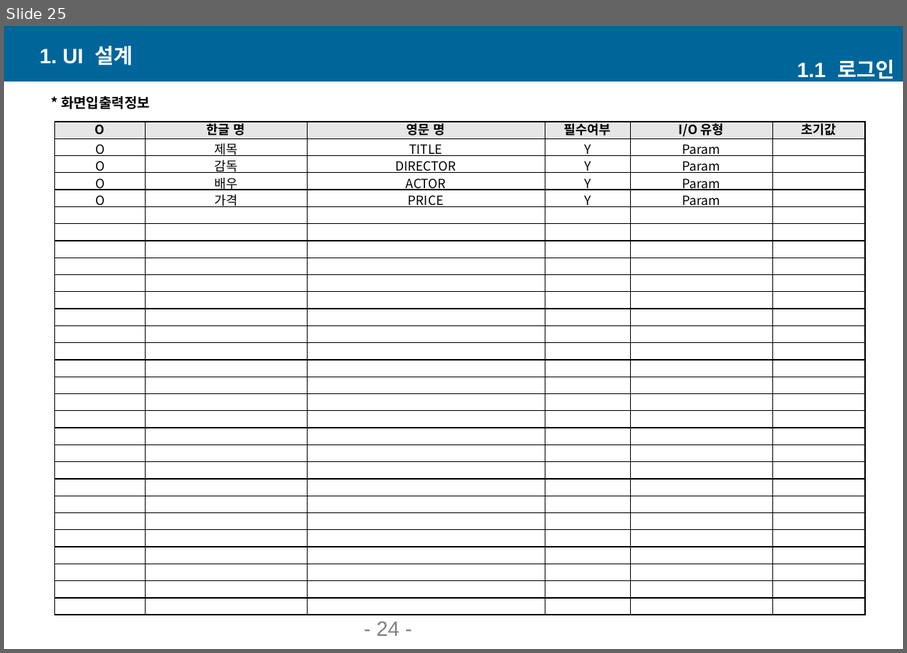
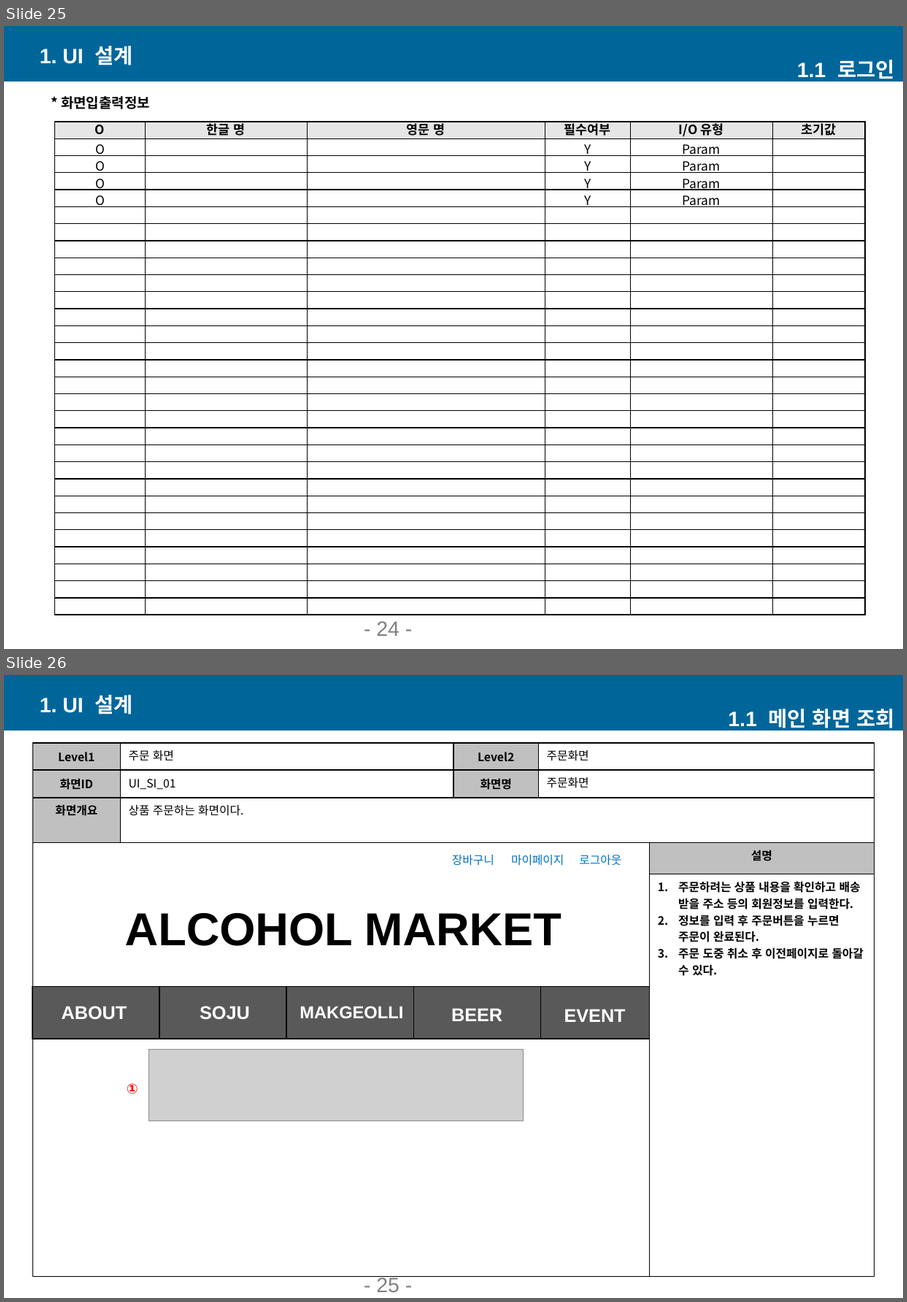
Before and after one commit to ki-mii/ezen_prj, a slide deck: 쇼핑몰관리_UI설계서.pptx. Shown one above the other, each under a label of ours: slide 25 before the commit, slides 25 and 26 after it. The pictures are 907x653 and 907x1302 pixels, drawn with LibreOffice and Linux fonts; fonts in the diff are those of the drawing; grey boxes stand for pictures. Boxes give left, top, right and bottom in pixels: in the first picture for what was removed or moved away, otherwise in the second. Text is boxed around its words. In the diff, an @@ line names an element or a change of style, - is before the commit and + after.

```diff
--- a/쇼핑몰관리_UI설계서.pptx
+++ b/쇼핑몰관리_UI설계서.pptx
@@ slide 26 added at (x1=4, y1=675, x2=903, y2=1298), background #FFFFFF; not listed: 1 template element that a slide beside it also shows @@
@@ text added at (x1=40, y1=695, x2=133, y2=714), 18 pt, text #FFFFFF, bold @@
+1. UI 설계
@@ text added at (x1=728, y1=709, x2=895, y2=732), 18 pt, text #FFFFFF, bold @@
+1.1 메인 화면 조회
@@ table added at (x1=33, y1=743, x2=876, y2=1277), 5 rows, 5 columns @@
+Level1 | 주문 화면 | Level2 | 주문화면 | 
+화면ID | UI_SI_01 | 화면명 | 주문화면 | 
+화면개요 | 상품 주문하는 화면이다. |  |  | 
+ |  |  |  | 설명
+ |  |  |  | 주문하려는 상품 내용을 확인하고 배송 받을 주소 등의 회원정보를 입력한다. / 정보를 입력 후 주문버튼을 누르면 주문이 완료된다. / 주문 도중 취소 후 이전페이지로 돌아갈 수 있다.
@@ text added at (x1=452, y1=855, x2=495, y2=866), 10 pt, text #0070C0 @@
+장바구니
@@ text added at (x1=511, y1=855, x2=564, y2=866), 10 pt, text #0070C0 @@
+마이페이지
@@ text added at (x1=579, y1=855, x2=622, y2=866), 10 pt, text #0070C0 @@
+로그아웃
@@ text added at (x1=125, y1=913, x2=562, y2=946), 40 pt, text #000000, bold @@
+ALCOHOL MARKET
@@ rectangle added at (x1=32, y1=987, x2=649, y2=1039), fill #595959, outline #000000 0.75 pt @@
@@ rectangle added at (x1=33, y1=987, x2=160, y2=1039), fill #595959, outline #000000 0.75 pt @@
@@ rectangle added at (x1=159, y1=987, x2=287, y2=1039), fill #595959, outline #000000 0.75 pt @@
@@ rectangle added at (x1=287, y1=987, x2=414, y2=1039), fill #595959, outline #000000 0.75 pt @@
@@ rectangle added at (x1=414, y1=987, x2=541, y2=1039), fill #595959, outline #000000 0.75 pt @@
@@ text added at (x1=62, y1=1006, x2=127, y2=1019), 16 pt, text #FFFFFF, bold @@
+ABOUT
@@ text added at (x1=200, y1=1006, x2=250, y2=1019), 16 pt, text #FFFFFF, bold @@
+SOJU
@@ text added at (x1=300, y1=1006, x2=403, y2=1018), 15 pt, text #FFFFFF, bold @@
+MAKGEOLLI
@@ text added at (x1=451, y1=1008, x2=503, y2=1021), 16 pt, text #FFFFFF, bold @@
+BEER
@@ text added at (x1=565, y1=1009, x2=626, y2=1022), 16 pt, text #FFFFFF, bold @@
+EVENT
@@ picture added at (x1=149, y1=1049, x2=523, y2=1121) @@
@@ text added at (x1=127, y1=1083, x2=138, y2=1094), 12 pt, text #FF0000, bold @@
+①
@@ page number added at (x1=376, y1=1276, x2=400, y2=1292), 18 pt, text #808080 @@
+- 25 -
@@ slide 25 changed as well @@
@@ table at (x1=54, y1=122, x2=866, y2=615) @@
-row 2, column 2: 제목
+row 2, column 2: 
-row 2, column 3: TITLE
+row 2, column 3: 
-row 3, column 2: 감독
+row 3, column 2: 
-row 3, column 3: DIRECTOR
+row 3, column 3: 
-row 4, column 2: 배우
+row 4, column 2: 
-row 4, column 3: ACTOR
+row 4, column 3: 
-row 5, column 2: 가격
+row 5, column 2: 
-row 5, column 3: PRICE
+row 5, column 3: 
```
Also in this commit, not shown: 19 other slides changed, 2 other slides added.
